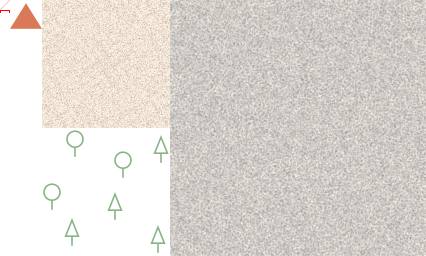
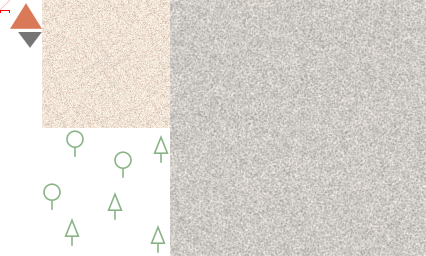
Before/after of a 426px x 256px layered artwork. What changed in the layer stack:
added layer "cliff" above "peak" over [18, 32, 42, 48]
